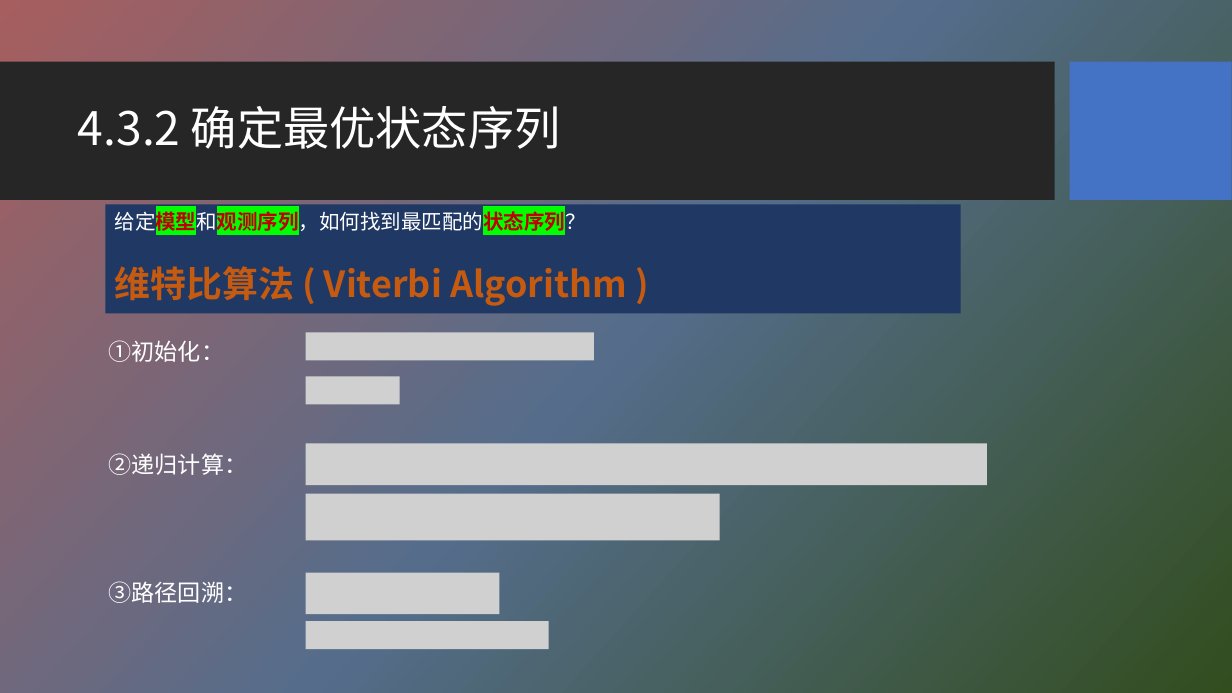
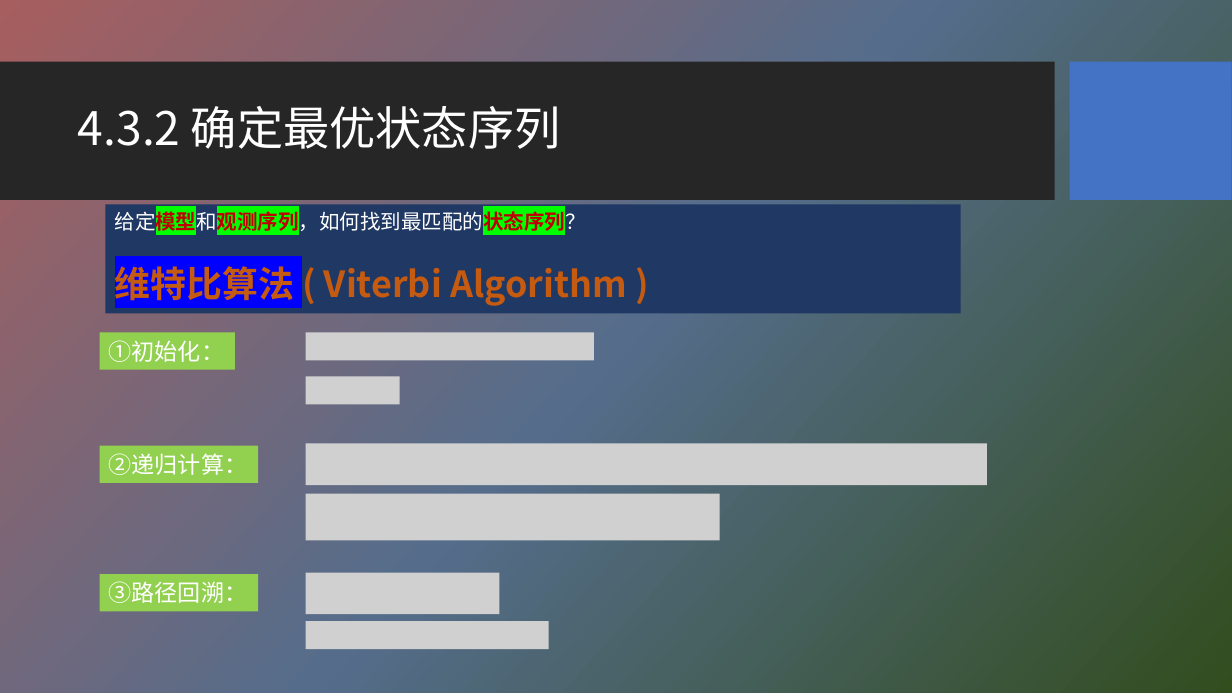
Before and after one commit to HBU/NLP_PPT, a slide deck: slide 20 of PPT-2020/ch04 隐马尔科夫模型.pptx (slide 19 before the commit). Drawn at 1232x693 pixels with LibreOffice and Linux fonts; fonts in the diff are those of the drawing; grey boxes stand for pictures; background and template pictures are left out. Boxes give left, top, right and bottom in pixels: in the first picture for what was removed or moved away, otherwise in the second. Text is boxed around its words. In the diff, an @@ line names an element or a change of style, - is before the commit and + after.

```diff
--- a/PPT-2020/ch04 隐马尔科夫模型.pptx
+++ b/PPT-2020/ch04 隐马尔科夫模型.pptx
@@ text in rectangle at [115,266,627,306]: highlight none to #0000FF in "维特比算法" @@
@@ 3 rectangles: place and size @@
-3 rectangles at [109,340,248,603]
+3 rectangles at [100,333,259,611]
@@ fill none to #92D050 in 3 elements at [100,333,235,370], [100,445,259,482], [100,574,259,611] @@
```
Also in this commit, not shown: 9 other slides changed, 1 slide added.
